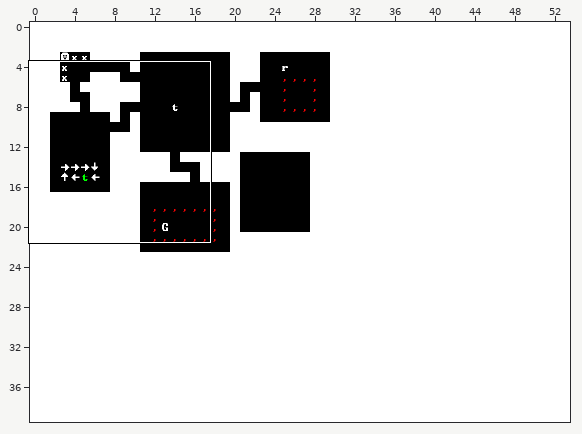
Two states of a Tiled map, exploratron/assets/map/robot_city.tmx. Above, an overview of the earlier version with the close-up marked.
Close-up. Before:
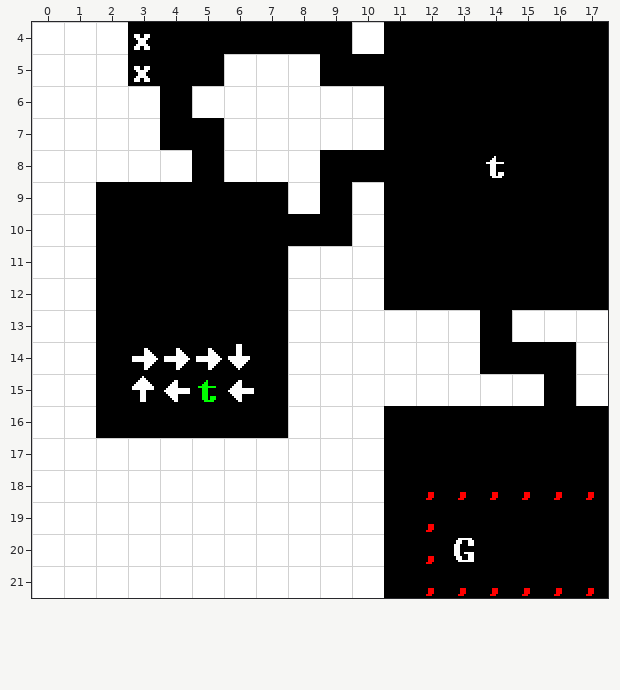
Cells are 16x16 px. Shown: x 0..17, y 4..21. The commit also changed other parts of the map, which this record leaves out.
Once edited:
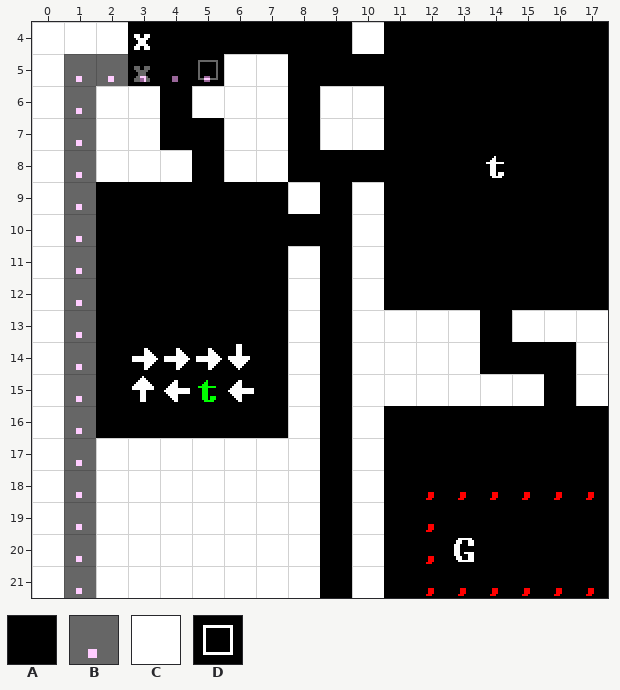
Key: from "tileset": A 0, B 46, C 219, D 255.
_ is an empty cell.
Tiles replaced or removed in this view: A, C.
See-through tiles are keyed as they look on the map.
From old to new:
Changed rows in their new state; . is an unchanged cell.
Layer "terrain":
first column x 5:
 5 D..A.
 6 ...A.
 7 ...A.
 8 ...A.
11 ....A
12 ....A
13 ....A
14 ....A
15 ....A
16 ....A
17 ....A
18 ....A
19 ....A
20 ....A
21 ....A
Layer "wires":
first column x 1:
 5 BBBBB
 6 B....
 7 B....
 8 B....
 9 B....
10 B....
11 B....
12 B....
13 B....
14 B....
15 B....
16 B....
17 B....
18 B....
19 B....
20 B....
21 B....
Where, in picture pixels (left, top, right, bottom), the same in both close-ups:
changed: (64, 54, 218, 598)
changed: (288, 54, 320, 182)
changed: (320, 246, 352, 598)
